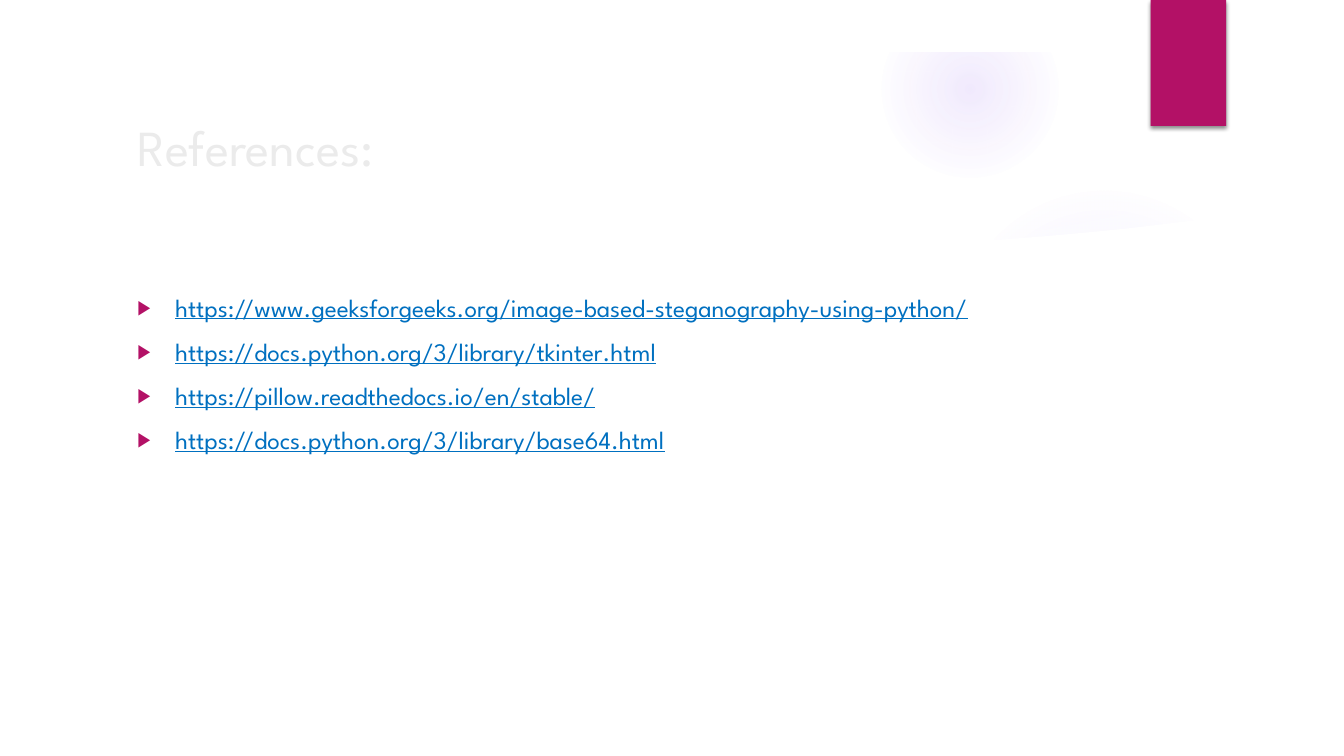
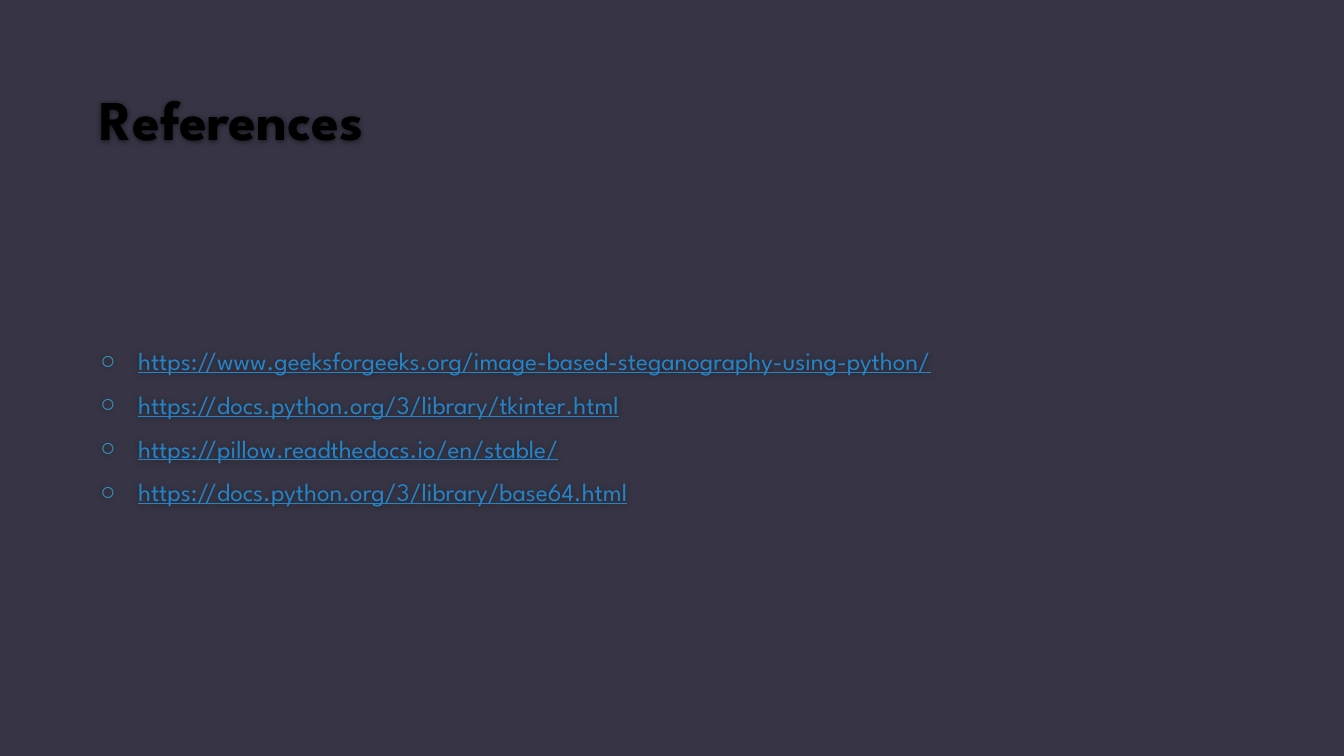
Before and after one commit to malay21/image-steganography, a slide deck: slide 7 of documents/Internship presentation.pptx (slide 11 before the commit). Drawn at 1344x756 pixels with LibreOffice and Linux fonts; fonts in the diff are those of the drawing; background and template pictures are left out. Boxes give left, top, right and bottom in pixels: in the first picture for what was removed or moved away, otherwise in the second. Text is boxed around its words. In the diff, an @@ line names an element or a change of style, - is before the commit and + after.

```diff
--- a/documents/Internship presentation.pptx
+++ b/documents/Internship presentation.pptx
@@ background picture (left out) to #373545 @@
@@ group removed at (0, 0, 1344, 756): 5 ellipses, 3 freeform shapes @@
@@ rectangle removed at (1150, 0, 1226, 126) @@
@@ title "References" at (99, 101, 363, 141): vertical alignment middle to bottom @@
@@ title at (99, 101, 363, 141): text changed; size 36 to 40 pt; text colour #EBEBEB to #000000; bold on @@
-References:
+References
@@ text "https://www.geeksforgeeks.org/image-based-steganography-usin ...": place and size @@
-text "https://www.geeksforgeeks.org/image-based-steganography-usin ..." at (175, 299, 967, 455)
+text "https://www.geeksforgeeks.org/image-based-steganography-usin ..." at (138, 352, 930, 507)
@@ text "https://www.geeksforgeeks.org/image-based-steganography-usin ..." at (138, 352, 930, 507): text colour #0070C0 to #2683C6; bullet ▶ to ○; bullet colour #B31166 to #3494BA; vertical alignment top to middle @@
```
Also in this commit, not shown: 6 other slides changed, 1 slide added, 4 slides removed, 5 other files.
